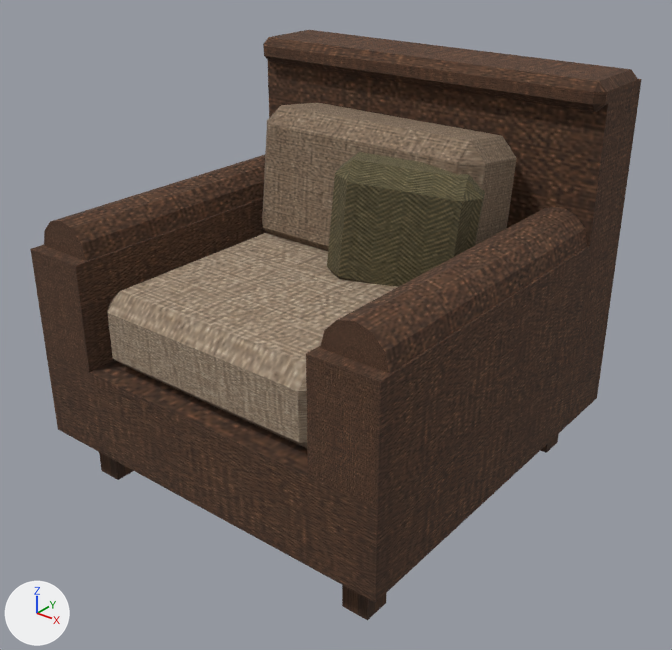
An edit to the glTF model assets/shared/props/armchair.glb, drawn before and after from the same camera.
Rendered twice from a 50 mm lens placed at (1.178, -1.469, 1.262), pointed at (0.026, -0.029, 0.369). Every picture has the same lights, and +X, +Y and +Z are marked at lower left. The older version comes first. Vertices at exactly the same position are counted once.

The first picture shows 'core_armchair'.
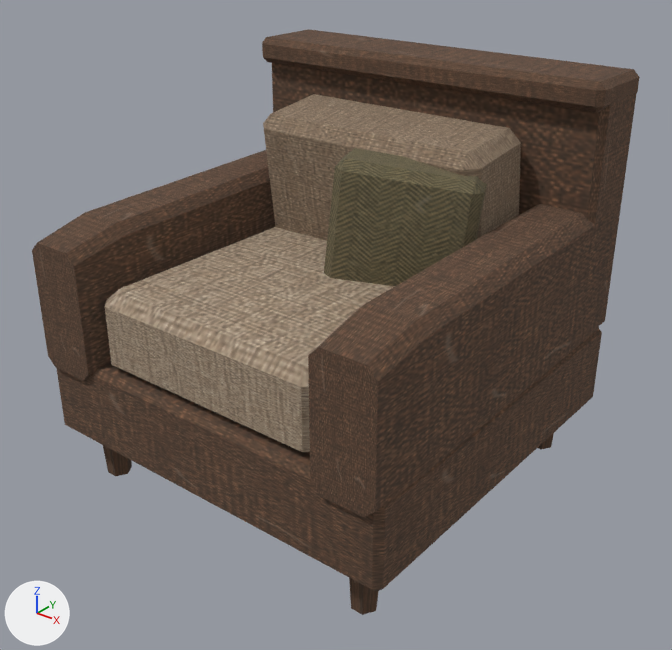
What differs and where, as boxes (x1, y1, x2, y2) in the pictures (672 x 650 px):
'core_armchair', reshaped
    before: (30, 30, 642, 620)
    after: (32, 29, 639, 615)
part 1 of me_core_armchair, added (brown)
    after: (103, 445, 132, 476)
part 2 of me_core_armchair, added (brown)
    after: (349, 578, 378, 615)
part 3 of me_core_armchair, added (mostly hidden)
    after: (538, 433, 554, 450)
part 4 of me_core_armchair, rebuilt
    before: (30, 30, 642, 603)
    after: (56, 329, 602, 592)
part 5 of me_core_armchair, rebuilt
    before: (44, 155, 265, 261)
    after: (32, 150, 276, 381)
part 6 of me_core_armchair, rebuilt
    before: (320, 207, 588, 373)
    after: (308, 204, 614, 517)
part 7 of me_core_armchair, rebuilt
    before: (327, 152, 485, 287)
    after: (324, 148, 487, 286)
part 8 of me_core_armchair, rebuilt
    before: (262, 103, 517, 251)
    after: (263, 94, 521, 241)
part 9 of me_core_armchair, rebuilt
    before: (107, 233, 397, 448)
    after: (105, 227, 395, 452)
part 10 of me_core_armchair, added (brown)
    after: (272, 63, 637, 325)
part 11 of me_core_armchair, added (brown)
    after: (262, 29, 639, 113)
part 12 of me_core_armchair, deleted (brown)
    before: (99, 452, 133, 480)
part 13 of me_core_armchair, deleted (mostly hidden)
    before: (540, 434, 559, 453)
part 14 of me_core_armchair, deleted (brown)
    before: (342, 585, 387, 620)

The change, as a diff of the scene's bpy script:
```diff
--- a/assets/shared/props/armchair.glb.py
+++ b/assets/shared/props/armchair.glb.py
@@ img_armchair_upholstery @@
+img_armchair_upholstery = load_image('armchair-upholstery', '_unpacked/armchair-upholstery', 256, 256, 'sRGB')
@@ mat_core_armchair_mat_rebuilt @@
+mat_core_armchair_mat_rebuilt = bpy.data.materials.new('core_armchair_mat_rebuilt')
+# uses the picture img_armchair_upholstery
@@ me_core_armchair @@
 # used by ob_core_armchair; location = (0.0, 0.0, 0.0)
-me_core_armchair.from_pydata(...)  # 258 vertices, 476 faces; spans x -0.45..0.45, y -0.45..0.45, z 0.0..0.9
-me_core_armchair.materials.append(mat_core_armchair_mat)
+me_core_armchair.from_pydata(...)  # 251 vertices, 454 faces; spans x -0.45..0.45, y -0.45..0.45, z 0.0..0.9
+# me_core_armchair part 1: a new loose piece, a 6-sided cut cone along z (radius 0.028 at the low end, 0.035 at the high end) spanning x -0.395..-0.325, y -0.39..-0.33, z 0.0..0.128, in mat_core_armchair_mat_rebuilt
+# me_core_armchair part 2: a new loose piece, a 6-sided cut cone along z (radius 0.028 at the low end, 0.035 at the high end) spanning x 0.325..0.395, y -0.39..-0.33, z 0.0..0.128, in mat_core_armchair_mat_rebuilt
+# me_core_armchair part 3: a new loose piece, a 6-sided cut cone along z (radius 0.028 at the low end, 0.035 at the high end) spanning x 0.325..0.395, y 0.33..0.39, z 0.0..0.128, in mat_core_armchair_mat_rebuilt
+# me_core_armchair part 4: the loose piece of 102 vertices spanning x -0.45..0.45, y -0.45..0.45, z 0.12..0.9 is rebuilt with 24 vertices and now spans x -0.449..0.449, y -0.44..0.44, z 0.12..0.32, in mat_core_armchair_mat_rebuilt
+# me_core_armchair part 5: the loose piece of 26 vertices spanning x -0.445..-0.305, y -0.42..0.34, z 0.49..0.63 is rebuilt with 24 vertices and now spans x -0.45..-0.3, y -0.45..0.4, z 0.29..0.63, in mat_core_armchair_mat_rebuilt
+# me_core_armchair part 6: the loose piece of 26 vertices spanning x 0.305..0.445, y -0.42..0.34, z 0.49..0.63 is rebuilt with 24 vertices and now spans x 0.3..0.45, y -0.45..0.4, z 0.29..0.63, in mat_core_armchair_mat_rebuilt
+# me_core_armchair part 7: the loose piece of 24 vertices spanning x -0.007..0.307, y -0.062..0.142, z 0.449..0.751 is rebuilt with 25 vertices and now spans x -0.014..0.314, y -0.073..0.153, z 0.447..0.753, in mat_core_armchair_mat_rebuilt
+# me_core_armchair part 8: the loose piece of 24 vertices spanning x -0.29..0.29, y 0.041..0.279, z 0.453..0.787 is rebuilt with 25 vertices and now spans x -0.29..0.29, y 0.07..0.31, z 0.452..0.788, in mat_core_armchair_mat_rebuilt
+# me_core_armchair part 9: the loose piece of 24 vertices spanning x -0.29..0.29, y -0.42..0.28, z 0.32..0.495 is rebuilt with 33 vertices and now spans x -0.29..0.29, y -0.42..0.28, z 0.319..0.502, in mat_core_armchair_mat_rebuilt
+# me_core_armchair part 10: a new loose piece of 24 vertices spanning x -0.449..0.449, y 0.291..0.449, z 0.318..0.88, in mat_core_armchair_mat_rebuilt
+# me_core_armchair part 11: a new loose piece of 24 vertices spanning x -0.45..0.45, y 0.26..0.45, z 0.84..0.9, in mat_core_armchair_mat_rebuilt
+# me_core_armchair part 12: the loose piece of 8 vertices spanning x -0.39..-0.33, y -0.39..-0.33, z 0.0..0.12 is deleted
+# me_core_armchair part 13: the loose piece of 8 vertices spanning x 0.33..0.39, y 0.33..0.39, z 0.0..0.12 is deleted
+# me_core_armchair part 14: the loose piece of 8 vertices spanning x 0.33..0.39, y -0.39..-0.33, z 0.0..0.12 is deleted
+# other edits to the shape of me_core_armchair do not show in these pictures
+me_core_armchair.materials.append(mat_core_armchair_mat_rebuilt)
```
